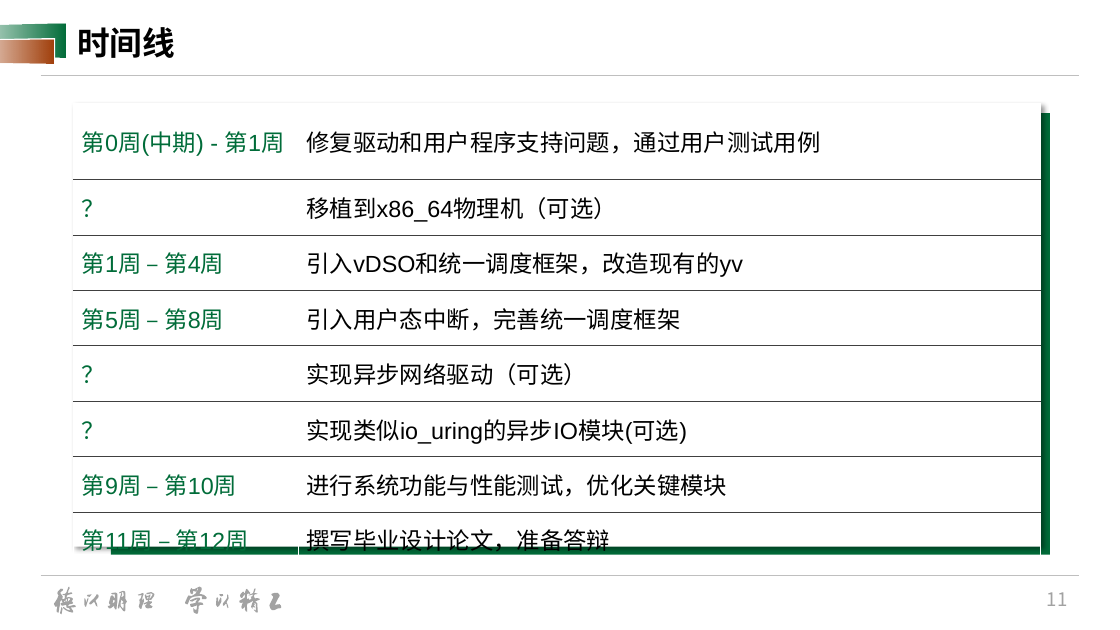
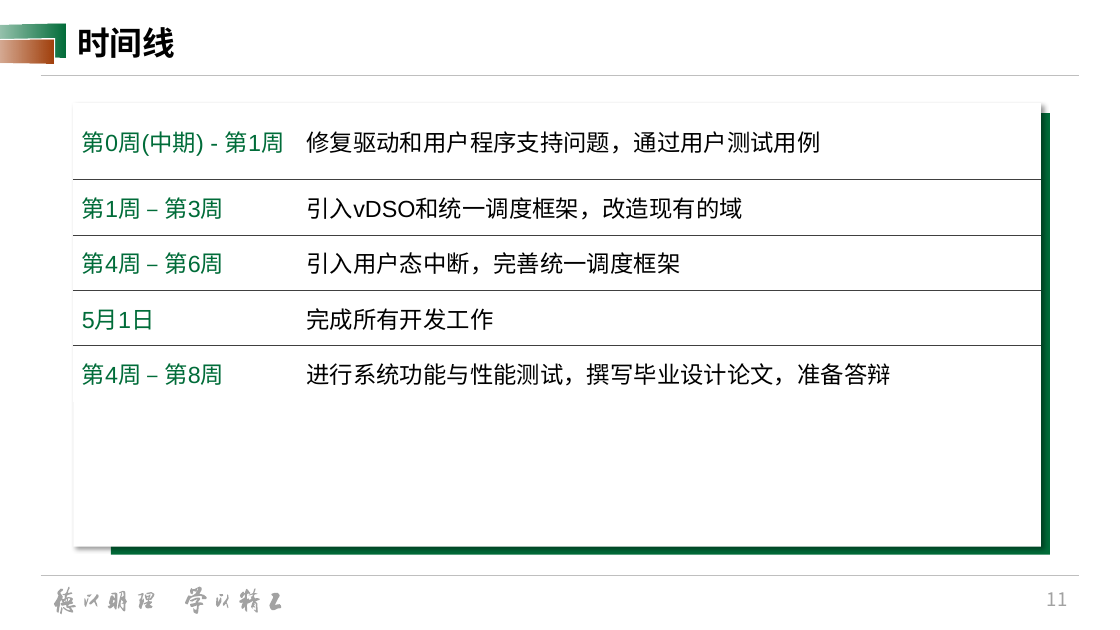
Before and after one commit to hhhjjjcc112/AsyncAlien, a slide deck: slide 11 of docs/graduation/胡嘉晨-中期汇报.pptx. Drawn at 1120x630 pixels with LibreOffice and Linux fonts; fonts in the diff are those of the drawing; background and template pictures are left out. Boxes give left, top, right and bottom in pixels: in the first picture for what was removed or moved away, otherwise in the second. Text is boxed around its words. In the diff, an @@ line names an element or a change of style, - is before the commit and + after.

```diff
--- a/docs/graduation/胡嘉晨-中期汇报.pptx
+++ b/docs/graduation/胡嘉晨-中期汇报.pptx
@@ table at (73,103,1041,390) @@
-row 2: ？ | 移植到x86_64物理机（可选）
-row 3: 第1周 – 第4周 | 引入vDSO和统一调度框架，改造现有的yv
-row 4: 第5周 – 第8周 | 引入用户态中断，完善统一调度框架
-row 5: ？ | 实现异步网络驱动（可选）
-row 6: ？ | 实现类似io_uring的异步IO模块(可选)
-row 7: 第9周 – 第10周 | 进行系统功能与性能测试，优化关键模块
-row 8: 第11周 – 第12周 | 撰写毕业设计论文，准备答辩
+row 2: 第1周 – 第3周 | 引入vDSO和统一调度框架，改造现有的域
+row 3: 第4周 – 第6周 | 引入用户态中断，完善统一调度框架
+row 4: 5月1日 | 完成所有开发工作
+row 5: 第4周 – 第8周 | 进行系统功能与性能测试，撰写毕业设计论文，准备答辩
```
Also in this commit, not shown: 1 other slide changed, 4 other files.
